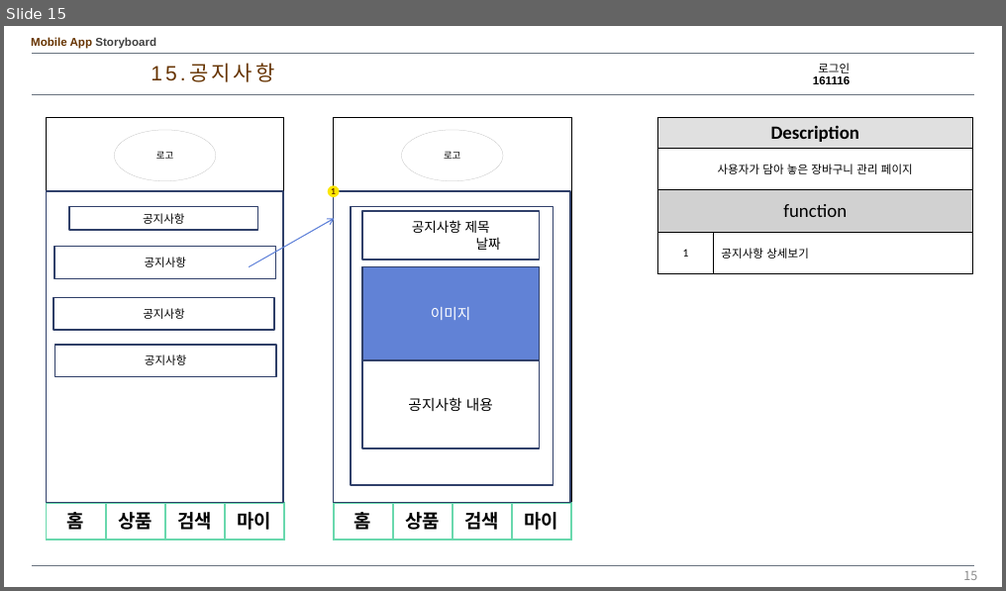
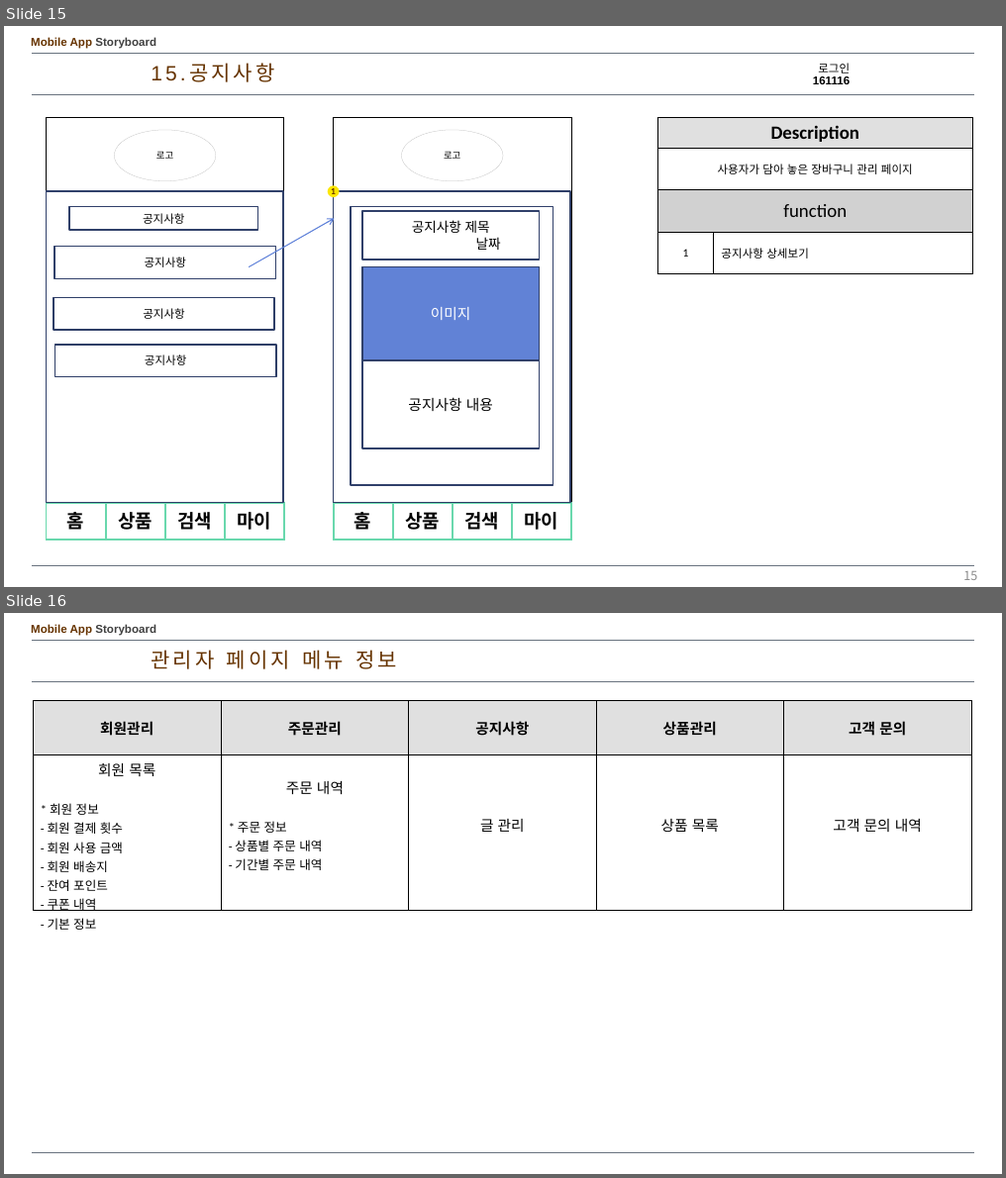
Before and after one commit to kangheechoul/document, a slide deck: 프레젠테이션 1.pptx. Shown one above the other, each under a label of ours: slide 15 before the commit, slides 15 and 16 after it. The pictures are 1006x591 and 1006x1178 pixels, drawn with LibreOffice and Linux fonts; fonts in the diff are those of the drawing. Boxes give left, top, right and bottom in pixels: in the first picture for what was removed or moved away, otherwise in the second. Text is boxed around its words. In the diff, an @@ line names an element or a change of style, - is before the commit and + after.

Commit message:
0529 관리자 페이지 메뉴

```diff
--- a/프레젠테이션 1.pptx
+++ b/프레젠테이션 1.pptx
@@ slide 16 added at [4,613,1002,1174], background #FFFFFF; not listed: 4 template elements that a slide beside it also shows @@
@@ text added at [151,650,397,669], 20 pt, text #663300 @@
+관리자 페이지 메뉴 정보
@@ table added at [33,700,973,934], 2 rows, 5 columns @@
+회원관리 | 주문관리 | 공지사항 | 상품관리 | 고객 문의
+회원 목록 / * 회원 정보 / - 회원 결제 횟수 / - 회원 사용 금액 / - 회원 배송지 / - 잔여 포인트 / - 쿠폰 내역 / - 기본 정보 | 주문 내역 / * 주문 정보 / - 상품별 주문 내역 / - 기간별 주문 내역 | 글 관리 | 상품 목록 | 고객 문의 내역
```
Also in this commit, not shown: 1 slide changed, 1 other slide added.
